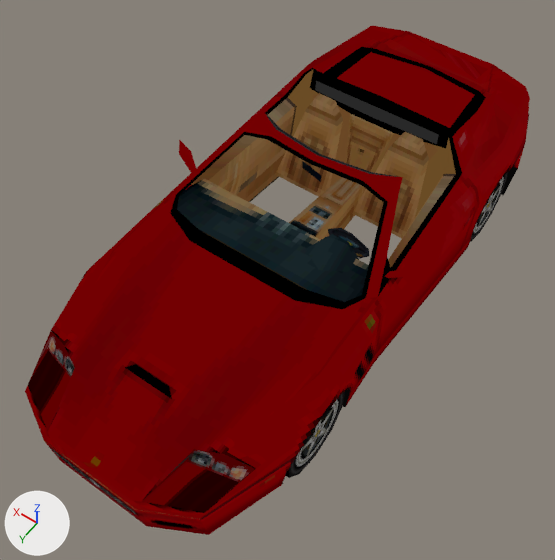
What one commit did to the glTF model public/assets/goldens/ps2_save-icons_outrun-2006coast2coast.glb.
The view is the same before and after, from a camera (50 mm lens) standing at (-2.05, 3.21, 6.75) and looking at (-0.01, 0.35, 2.27). The lights are fixed; the arrows at lower left show +X, +Y and +Z. The older version comes first. Vertices at exactly the same position are counted once.

Before the edit, the objects in view are built like this:
```python
me_outrun_2006coast2coast = bpy.data.meshes.new('OutRun 2006Coast2Coast')
me_outrun_2006coast2coast.from_pydata(...)  # 368 vertices, 589 faces; spans x -1.06..1.06, y -2.29..2.29, z 1.86..3.14
me_outrun_2006coast2coast.materials.append(mat_ps2_icon)
ob_outrun_2006coast2coast = bpy.data.objects.new('OutRun 2006Coast2Coast', me_outrun_2006coast2coast)
ob_outrun_2006coast2coast.location = (0.0, 0.0, 0.0)
```
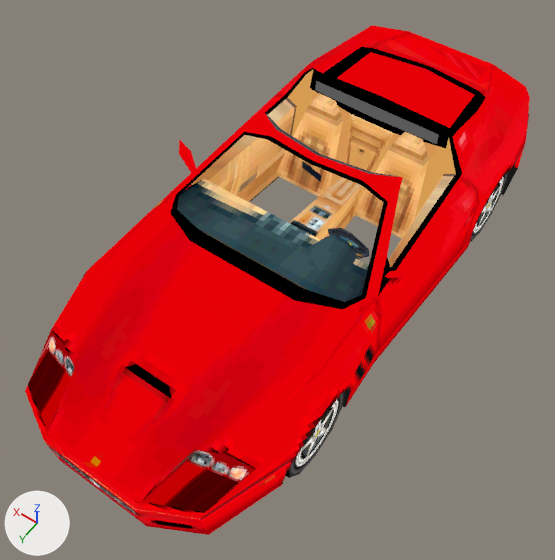
Pixel boxes (x1, y1, x2, y2) of what changed, in the pictures (555 x 560 px):
part 1 of me_outrun_2006coast2coast, recoloured (lighter)
    both: (25, 26, 530, 535)

The edits, one by one:
me_outrun_2006coast2coast has 368 vertices, 589 faces and spans x -1.06..1.06, y -2.29..2.29, z 1.86..3.14.
me_outrun_2006coast2coast is used by ob_outrun_2006coast2coast; location (0.0, 0.0, 0.0).
me_outrun_2006coast2coast part 1: 589 faces centred in x -1.03..1.03, y -2.29..2.28, z 1.88..3.13 are repainted in the vertex colours; the middle colour goes from grey #808080 to white #ffffff.
